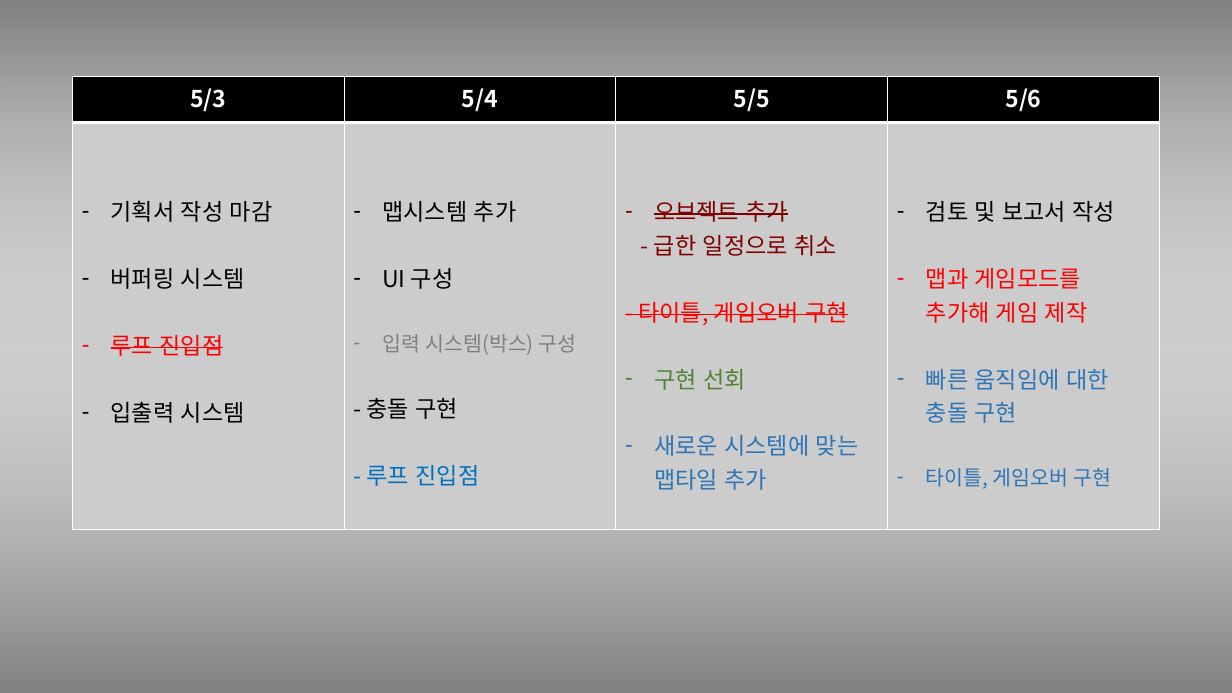
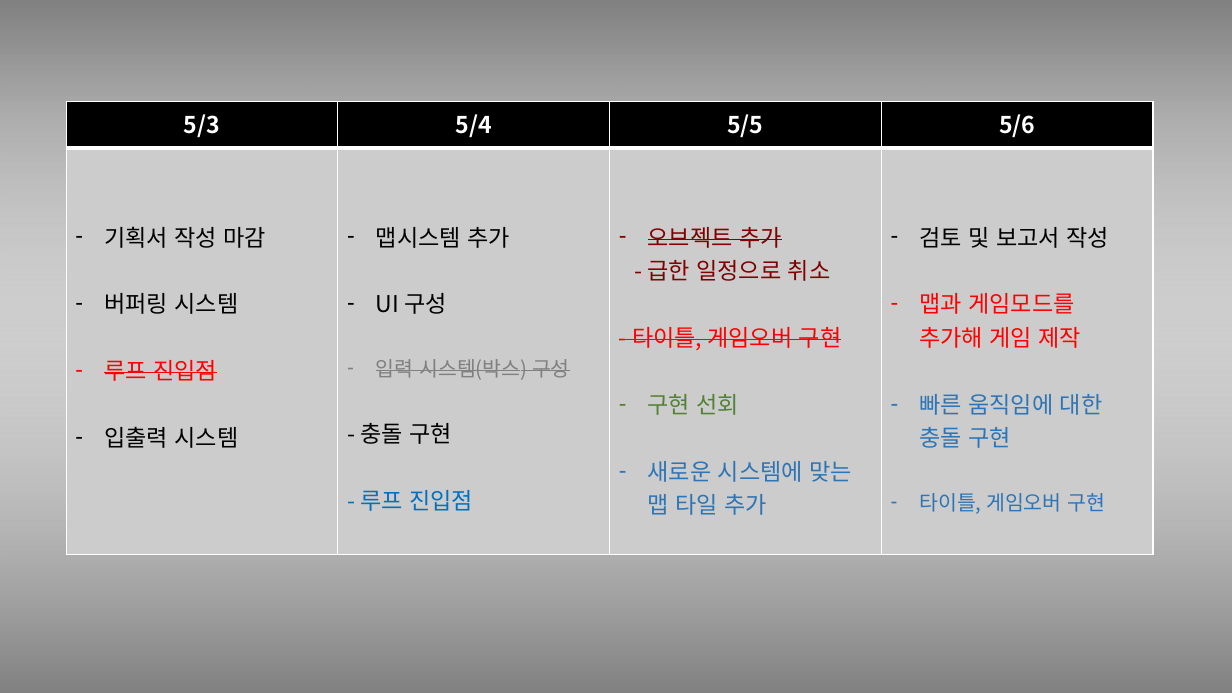
Before and after one commit to Niiok/inha_2021, a slide deck: slide 37 of Console_game/May7ppt.pptm. Drawn at 1232x693 pixels with LibreOffice and Linux fonts; fonts in the diff are those of the drawing. Boxes give left, top, right and bottom in pixels: in the first picture for what was removed or moved away, otherwise in the second. Text is boxed around its words. In the diff, an @@ line names an element or a change of style, - is before the commit and + after.

```diff
--- a/Console_game/May7ppt.pptm
+++ b/Console_game/May7ppt.pptm
@@ table at [67, 102, 1153, 554] @@
-row 2, column 3: 오브젝트 추가 / - 급한 일정으로 취소 / - 타이틀, 게임오버 구현 / 구현 선회 / 새로운 시스템에 맞는 맵타일 추가
+row 2, column 3: 오브젝트 추가 / - 급한 일정으로 취소 / - 타이틀, 게임오버 구현 / 구현 선회 / 새로운 시스템에 맞는 맵 타일 추가
@@ strikethrough on in "입력 시스템(박스) 구성" @@
@@ table: place and size @@
-table at [72, 77, 1159, 529]
+table at [67, 102, 1153, 554]
```
Also in this commit, not shown: 8 other slides changed, 2 slides added, 1 slide removed, 8 other files.
